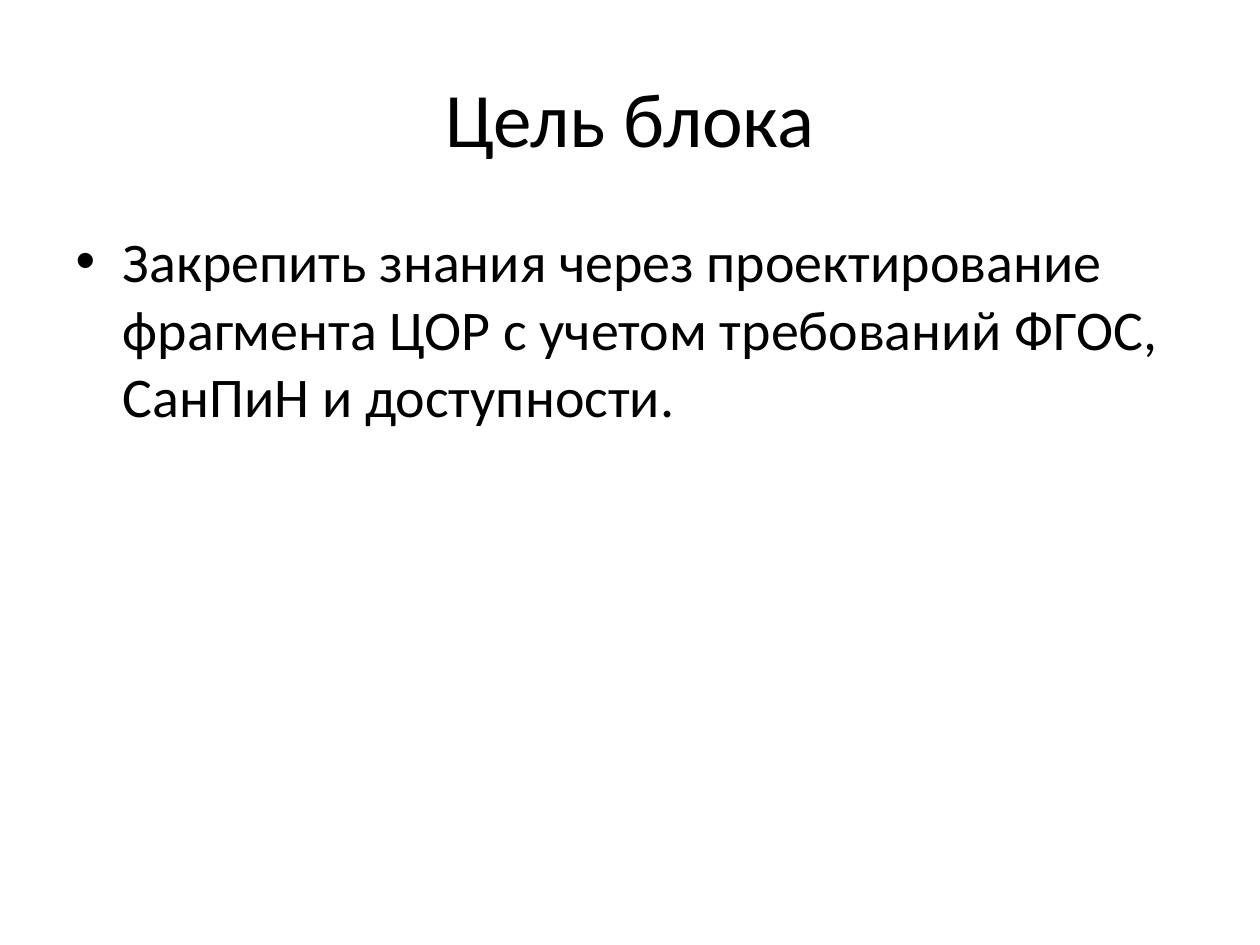
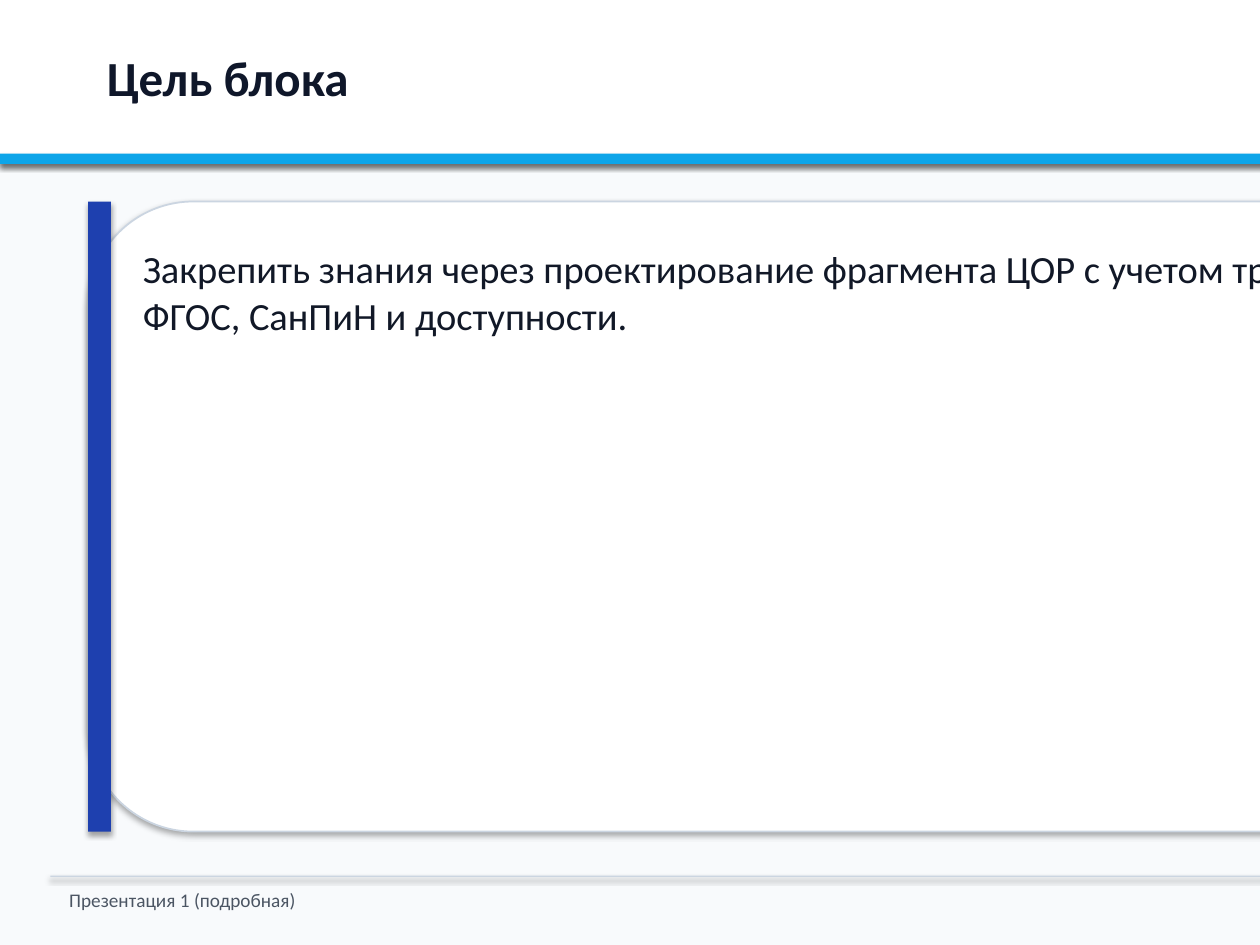
Before and after one commit to NastyaKL95/lms, a slide deck: slide 24 of presentation-topic-1-detailed.pptx (slide 22 before the commit). Drawn at 1260x945 pixels with LibreOffice and Linux fonts; fonts in the diff are those of the drawing. Boxes give left, top, right and bottom in pixels: in the first picture for what was removed or moved away, otherwise in the second. Text is boxed around its words. In the diff, an @@ line names an element or a change of style, - is before the commit and + after.

```diff
--- a/presentation-topic-1-detailed.pptx
+++ b/presentation-topic-1-detailed.pptx
@@ background #FFFFFF to #F8FAFC @@
@@ rectangle added at box(0, 0, 1260, 164), fill #FFFFFF @@
@@ text "Цель блока": place and size @@
-text "Цель блока" at box(445, 94, 815, 159)
+text "Цель блока" at box(107, 62, 349, 104)
@@ text "Цель блока" at box(107, 62, 349, 104): size 44 to 28 pt, text colour #000000 to #0F172A, bold on; alignment centre to left; vertical alignment middle to top @@
@@ rectangle added at box(0, 154, 1260, 164), fill #0EA5E9 @@
@@ rounded rectangle added at box(88, 202, 1260, 832), fill #FFFFFF, outline #CBD5E1 1 pt @@
@@ rectangle added at box(88, 202, 111, 832), fill #1E40AF @@
@@ text "Закрепить знания через проектирование фрагмента ...": place and size @@
-text "Закрепить знания через проектирование фрагмента ..." at box(123, 245, 1157, 427)
+text "Закрепить знания через проектирование фрагмента ..." at box(143, 257, 1224, 337)
@@ text "Закрепить знания через проектирование фрагмента ..." at box(143, 257, 1224, 337): size 32 to 22 pt, text colour #000000 to #111827; bullet • to none; more space between paragraphs @@
@@ rectangle added at box(50, 876, 1260, 877), fill #CBD5E1 @@
@@ text added at box(69, 893, 295, 910), 11 pt, text #4B5563 @@
+Презентация 1 (подробная)
```
Also in this commit, not shown: 25 other slides changed, 4 slides added, 1 slide removed, 2 other files.
